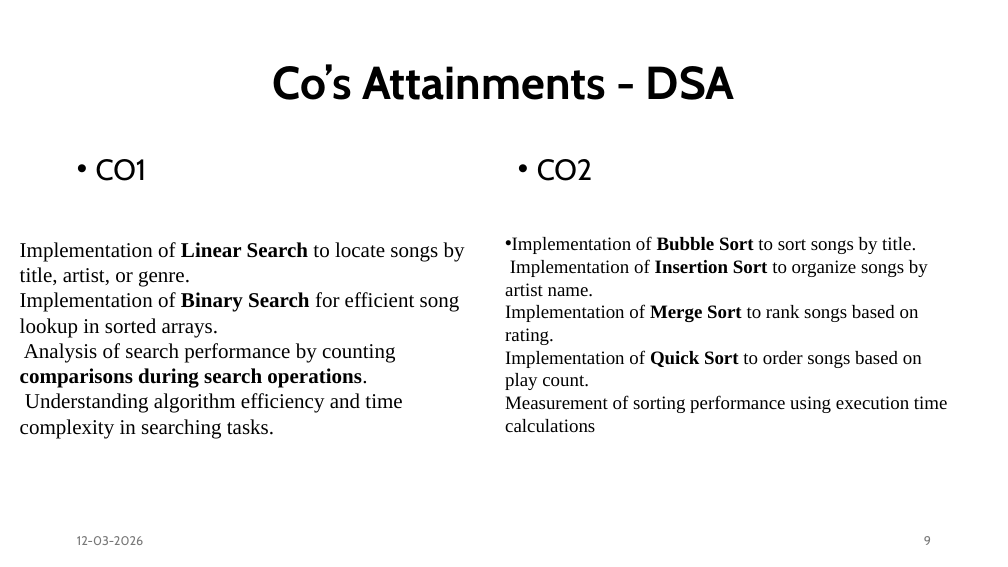
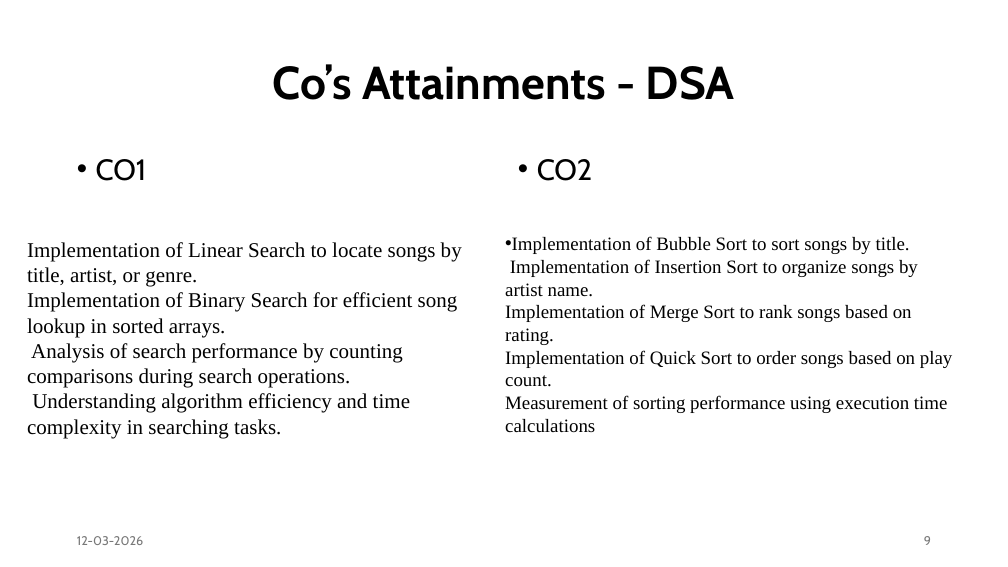
Before and after one commit to SujitVakkalanka1/OMSR-DSA, a slide deck: slide 9 of Offline Music Search and retrieval Studio.pptx. Drawn at 1008x567 pixels with LibreOffice and Linux fonts; fonts in the diff are those of the drawing. Boxes give left, top, right and bottom in pixels: in the first picture for what was removed or moved away, otherwise in the second. Text is boxed around its words. In the diff, an @@ line names an element or a change of style, - is before the commit and + after.

```diff
--- a/Offline Music Search and retrieval Studio.pptx
+++ b/Offline Music Search and retrieval Studio.pptx
@@ text "Implementation of Linear Search to ...": place and size @@
-text "Implementation of Linear Search to ..." at bbox=[20, 242, 465, 438]
+text "Implementation of Linear Search to ..." at bbox=[27, 242, 462, 438]
@@ text "Implementation of Linear Search to ..." at bbox=[27, 242, 462, 438]: bold off in "Linear Search Binary Search comparisons during search ..." @@
@@ text "Implementation of Bubble Sort to ..." at bbox=[505, 236, 953, 433]: bold off in "Bubble Sort Insertion Sort Merge Sort Quick ..." @@
```
Also in this commit, not shown: 2 other slides changed, 1 slide added, 16 other files.
